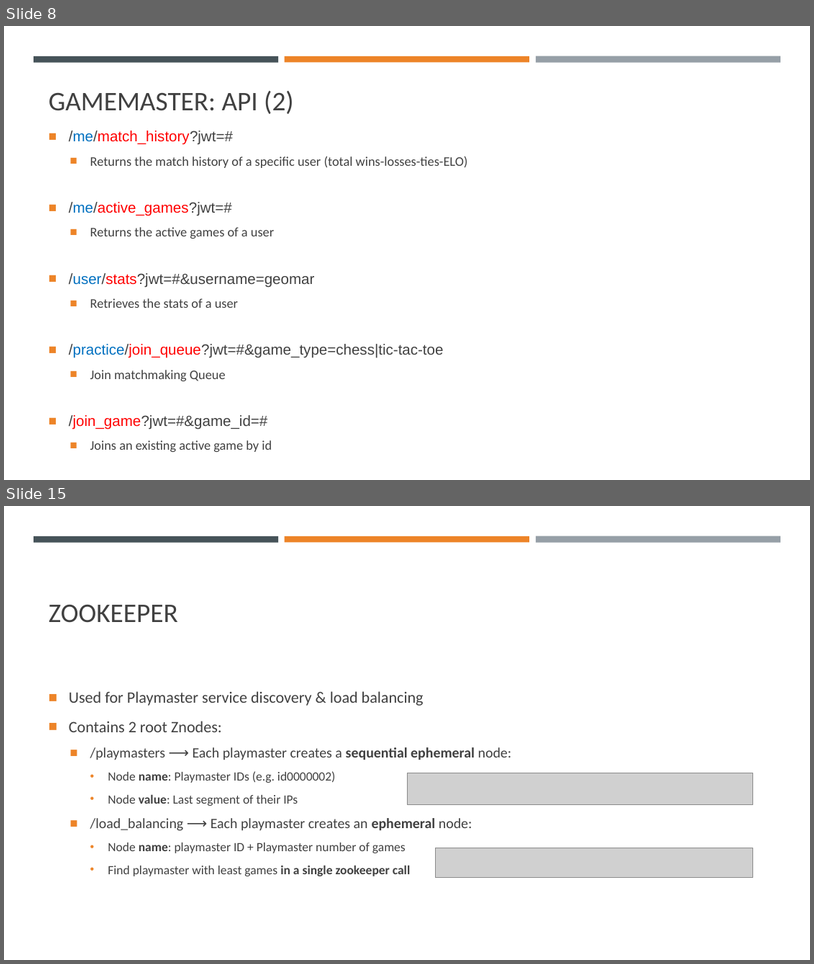
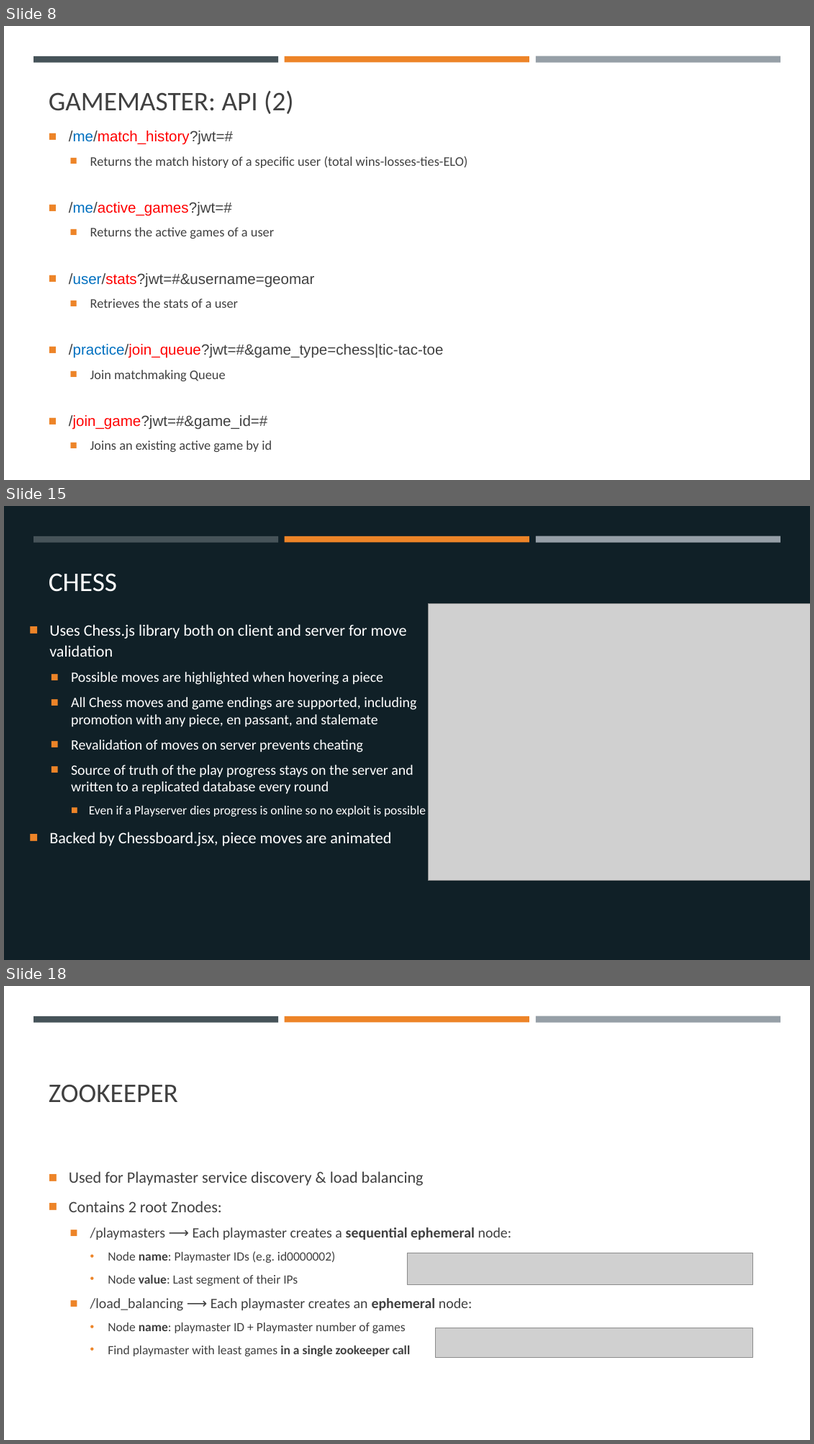
Before and after one commit to margaeor/COMP414-Distributed-Systems, a slide deck: presentation/Distributed.pptx. Shown one above the other, each under a label of ours: slides 8 and 15 before the commit, slides 8, 15 and 18 after it; the slides between them are not shown. The pictures are 814x964 and 814x1444 pixels, drawn with LibreOffice and Linux fonts; fonts in the diff are those of the drawing; grey boxes stand for pictures. Boxes give left, top, right and bottom in pixels: in the first picture for what was removed or moved away, otherwise in the second. Text is boxed around its words. In the diff, an @@ line names an element or a change of style, - is before the commit and + after.

```diff
--- a/presentation/Distributed.pptx
+++ b/presentation/Distributed.pptx
@@ slide 15 added at <box>4,506,810,960</box>, background #102027; not listed: 3 template elements that a slide beside it also shows @@
@@ title added at <box>49,573,117,592</box>, 32 pt, text #FFFFFF @@
+CHESS
@@ picture added at <box>429,603,810,880</box> @@
@@ text added at <box>49,624,426,846</box>, 17 pt, text #FFFFFF @@
+■ Uses Chess.js library both on client and server for move validation
+  ■ Possible moves are highlighted when hovering a piece
+  ■ All Chess moves and game endings are supported, including promotion with any piece, en passant, and stalemate
+  ■ Revalidation of moves on server prevents cheating
+  ■ Source of truth of the play progress stays on the server and written to a replicated database every round
+    ■ Even if a Playserver dies progress is online so no exploit is possible
+■ Backed by Chessboard.jsx, piece moves are animated
@@ what was slide 15 is now slide 18 @@
```
Also in this commit, not shown: 6 slides changed, 3 other slides added, 1 slide removed.
